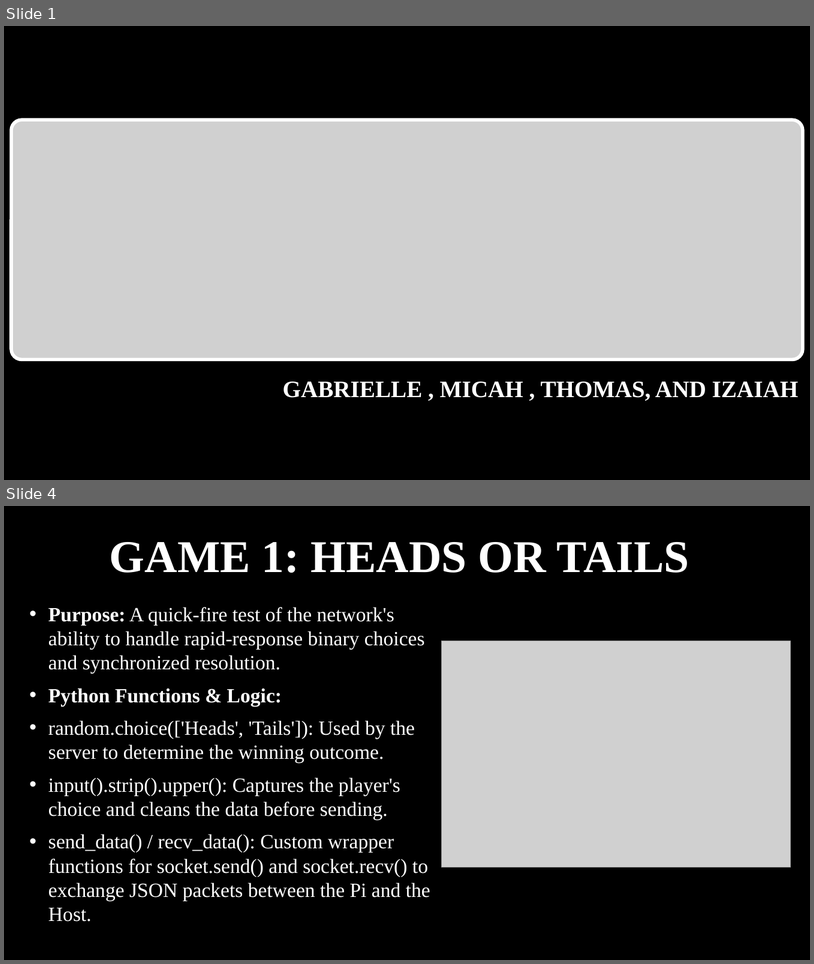
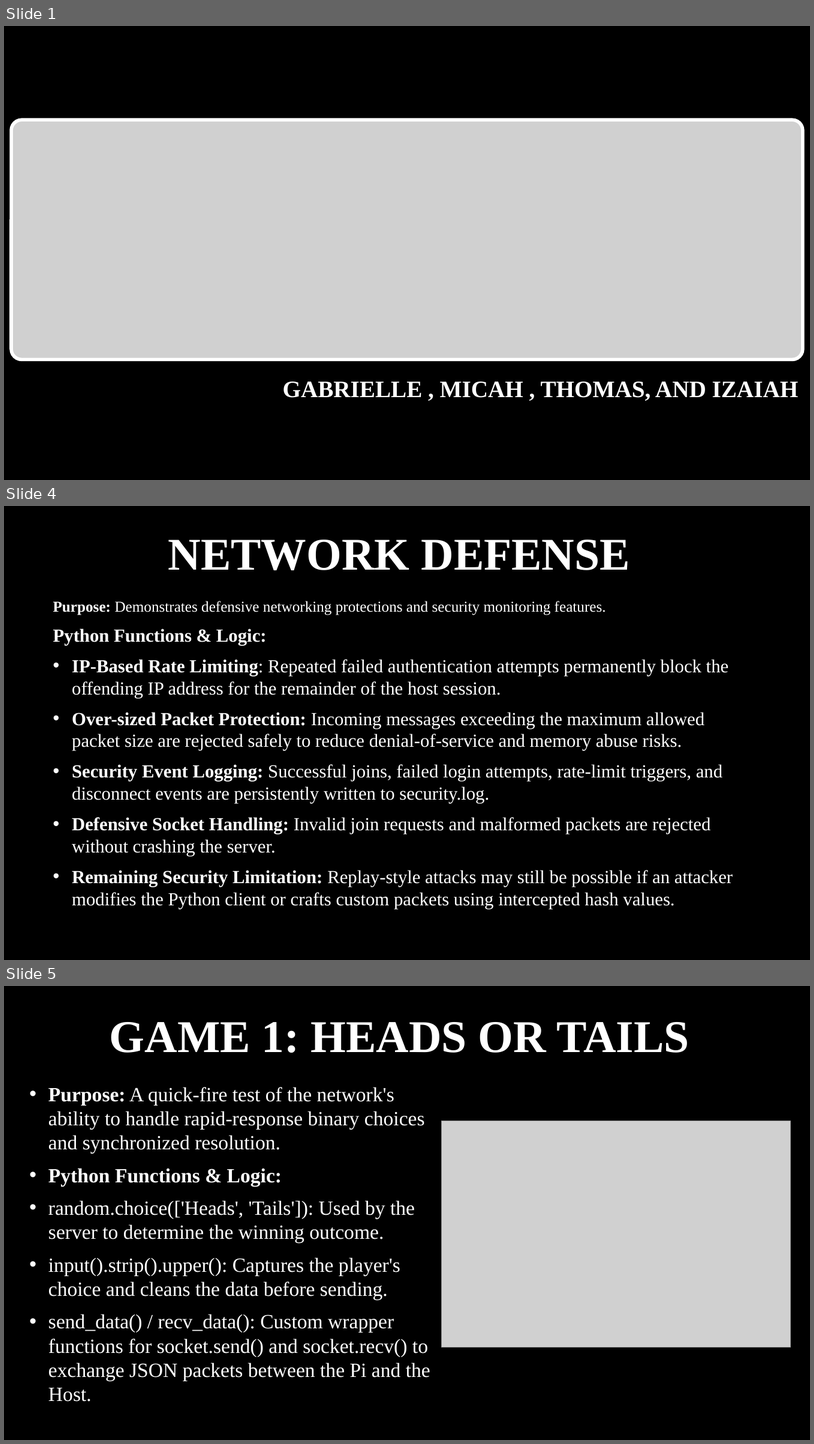
Before and after one commit to tadkins01/PI_Project, a slide deck: Everyone/THE_FinalPiParty.pptx. Shown one above the other, each under a label of ours: slides 1 and 4 before the commit, slides 1, 4 and 5 after it; the slides between them are not shown. The pictures are 814x964 and 814x1444 pixels, drawn with LibreOffice and Linux fonts; fonts in the diff are those of the drawing; grey boxes stand for pictures; background and template pictures are left out. Boxes give left, top, right and bottom in pixels: in the first picture for what was removed or moved away, otherwise in the second. Text is boxed around its words. In the diff, an @@ line names an element or a change of style, - is before the commit and + after.

Commit message:
split security into two

```diff
--- a/Everyone/THE_FinalPiParty.pptx
+++ b/Everyone/THE_FinalPiParty.pptx
@@ slide 4 added at box(4, 506, 810, 960), background picture (left out) @@
@@ title added at box(168, 540, 630, 570), 54 pt, text #FFFFFF, bold @@
+NETWORK DEFENSE
@@ text added at box(53, 601, 733, 909), 22 pt, text #FFFFFF @@
+Purpose: Demonstrates defensive networking protections and security monitoring features.
+Python Functions & Logic:
+• IP-Based Rate Limiting: Repeated failed authentication attempts permanently block the offending IP address for the remainder of the host session.
+• Over-sized Packet Protection: Incoming messages exceeding the maximum allowed packet size are rejected safely to reduce denial-of-service and memory abuse risks.
+• Security Event Logging: Successful joins, failed login attempts, rate-limit triggers, and disconnect events are persistently written to security.log.
+• Defensive Socket Handling: Invalid join requests and malformed packets are rejected without crashing the server.
+• Remaining Security Limitation: Replay-style attacks may still be possible if an attacker modifies the Python client or crafts custom packets using intercepted hash values.
@@ what was slide 4 is now slide 5 @@
```
Also in this commit, not shown: 2 slides changed.
